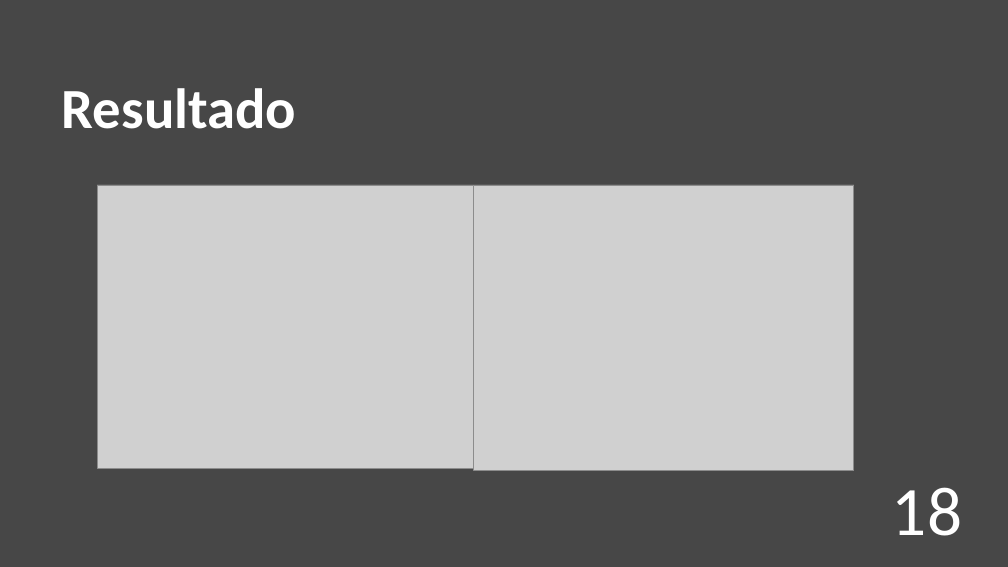
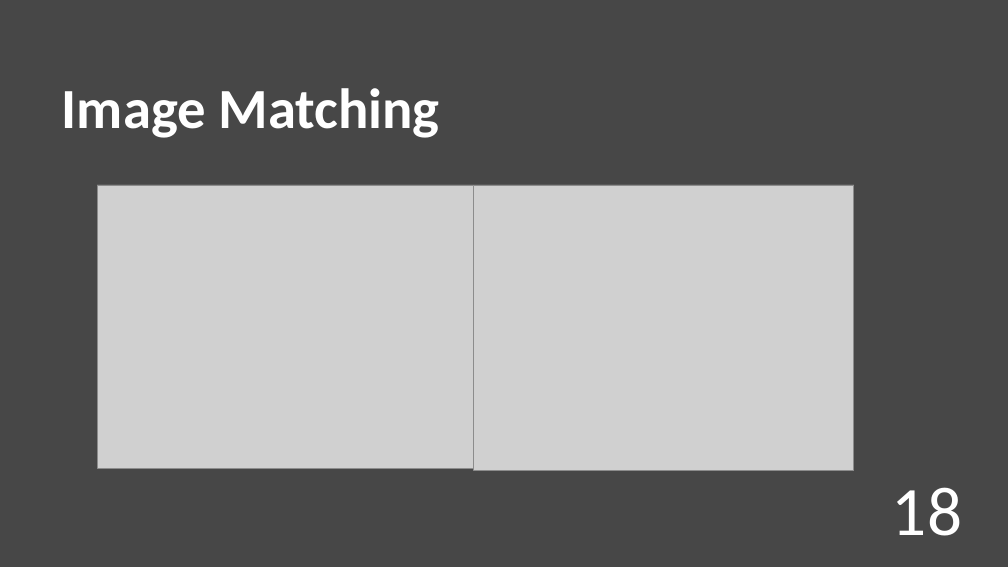
Before and after one commit to RRibeiro8/vc_projecto, a slide deck: slide 18 of docs/Presentation.pptx. Drawn at 1008x567 pixels with LibreOffice and Linux fonts; fonts in the diff are those of the drawing; grey boxes stand for pictures. Boxes give left, top, right and bottom in pixels: in the first picture for what was removed or moved away, otherwise in the second. Text is boxed around its words. In the diff, an @@ line names an element or a change of style, - is before the commit and + after.

```diff
--- a/docs/Presentation.pptx
+++ b/docs/Presentation.pptx
@@ text at bbox=[62, 88, 440, 138]: text changed @@
-Resultado
+Image Matching
```
Also in this commit, not shown: 7 other slides changed, 1 other file.
